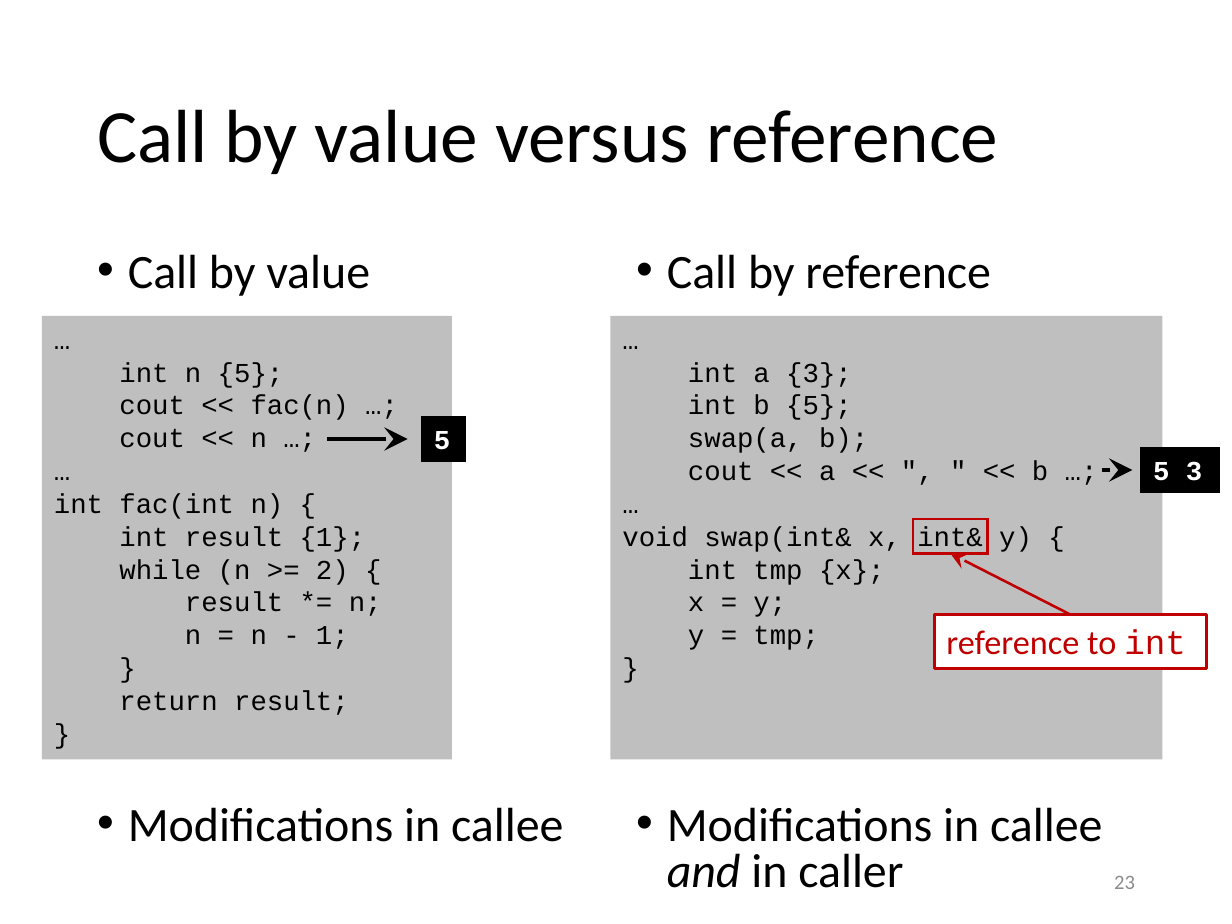
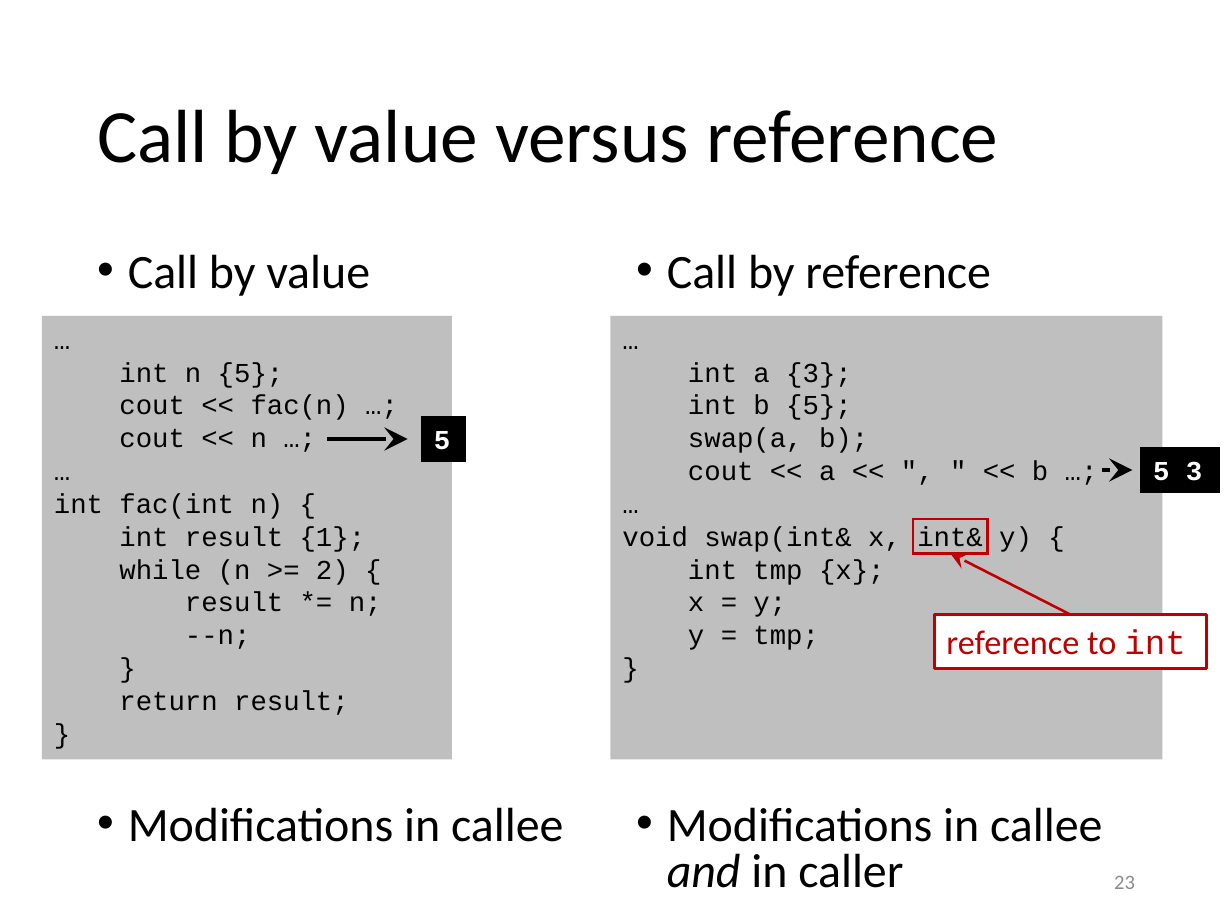
Before and after one commit to gjbex/Scientific-C-plus-plus, a slide deck: slide 23 of scientific_cpp.pptx. Drawn at 1232x924 pixels with LibreOffice and Linux fonts; fonts in the diff are those of the drawing. Boxes give left, top, right and bottom in pixels: in the first picture for what was removed or moved away, otherwise in the second. Text is boxed around its words. In the diff, an @@ line names an element or a change of style, - is before the commit and + after.

```diff
--- a/scientific_cpp.pptx
+++ b/scientific_cpp.pptx
@@ text in rectangle at bbox=[185, 629, 251, 649]: text changed @@
-n = n - 1;
+--n;
```
Also in this commit, not shown: 5 other slides changed.
